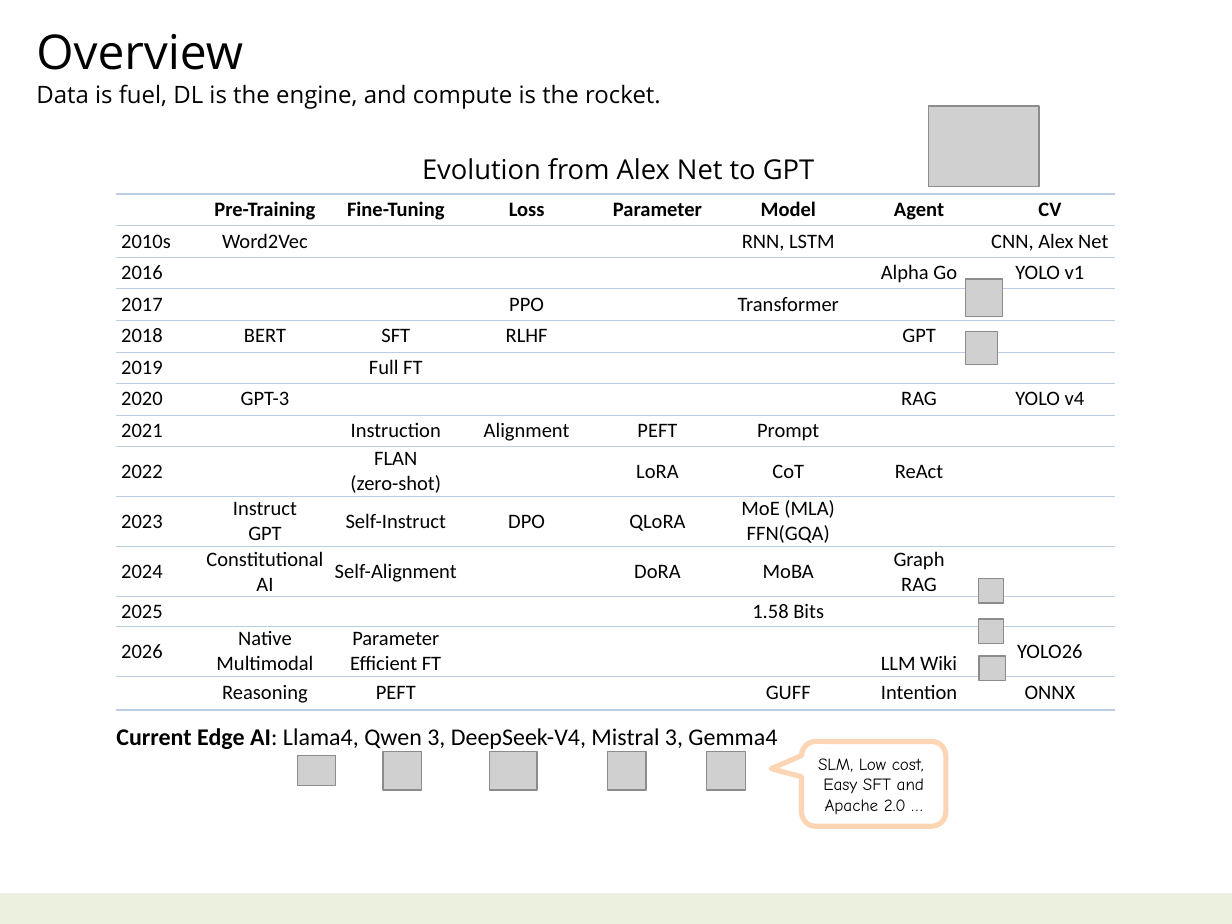
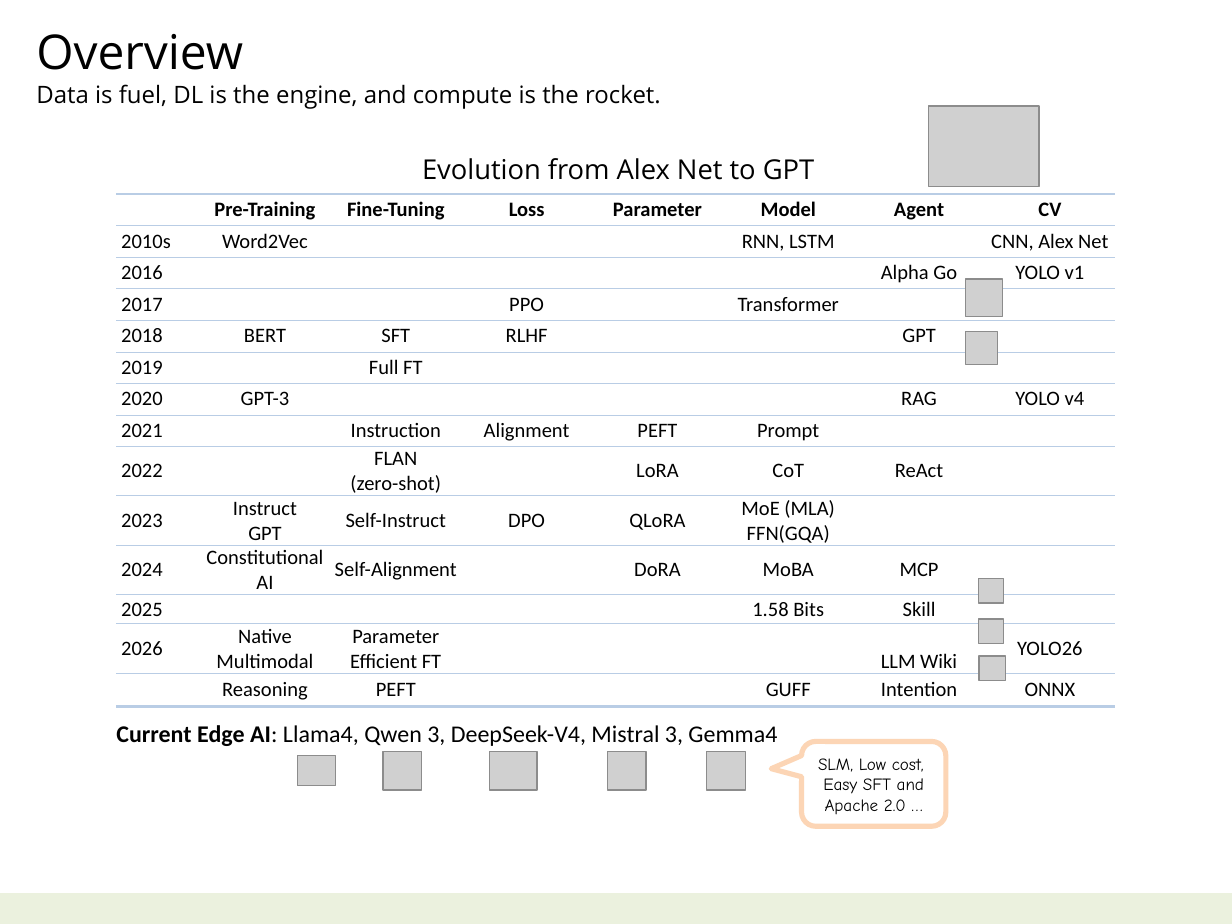
Before and after one commit to navibator/crazy-ai, a slide deck: slide 4 of ai.pptx. Drawn at 1232x924 pixels with LibreOffice and Linux fonts; fonts in the diff are those of the drawing; grey boxes stand for pictures. Boxes give left, top, right and bottom in pixels: in the first picture for what was removed or moved away, otherwise in the second. Text is boxed around its words. In the diff, an @@ line names an element or a change of style, - is before the commit and + after.

```diff
--- a/ai.pptx
+++ b/ai.pptx
@@ table at (116, 144, 1114, 750) @@
-row 12, column 7: Graph / RAG
+row 12, column 7: MCP
-row 13, column 7: 
+row 13, column 7: Skill
```
Also in this commit, not shown: 1 other file.
